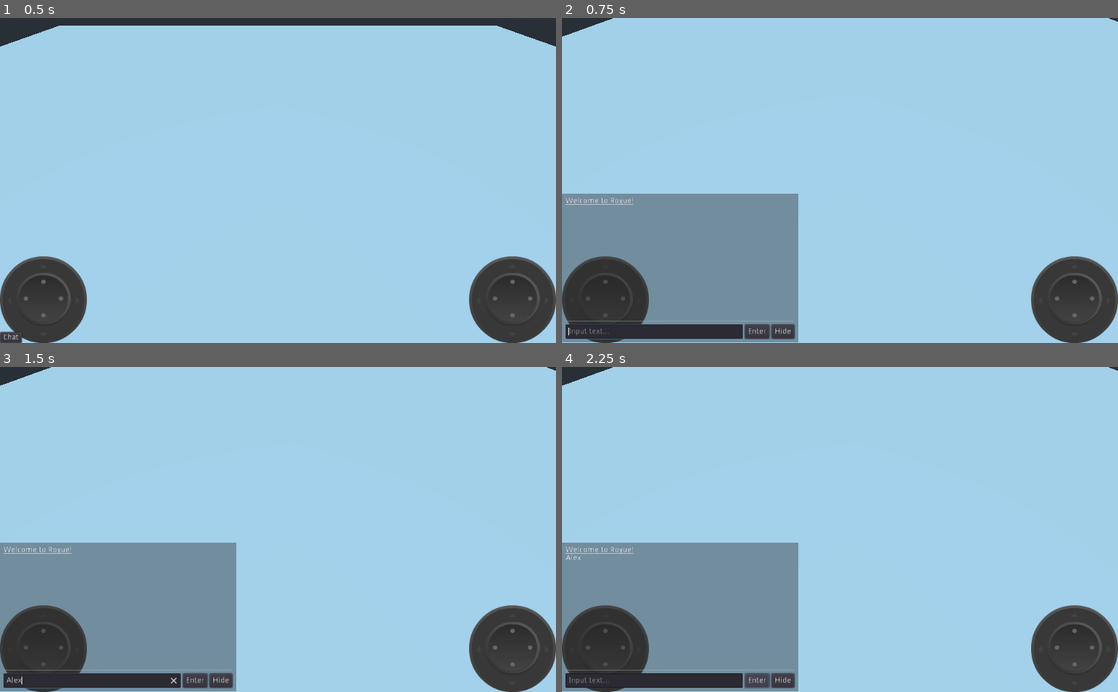
Above: before the commit, frames 1-4 (two rows, left to right).
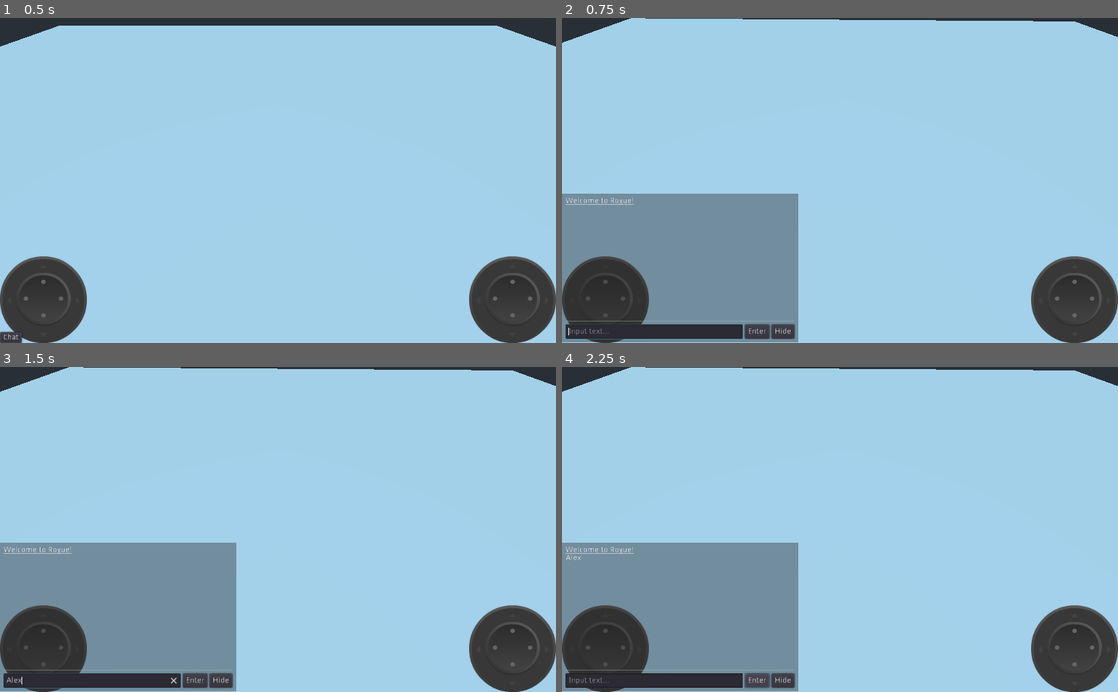
Above: after the commit, the same moments.

Repository: ClarkThyLord/Rogue
Game: Godot game, scene res://World.tscn
Same seed, same stepped clock (60 frames per second), same inputs: the game is played once before the commit and once after it.
Inputs (mouse positions are in pixels of both pictures, inside the frame that each line leads up to):
- Up to frame 1 (0.5 s): no input
- Up to frame 2 (0.75 s): click "Chat" at 0.5 s
- Up to frame 3 (1.5 s): click (94, 679) at 1.27 s; type "Alex" at 1.35 s
- Up to frame 4 (2.25 s): click "Enter" at 2 s

Frame 1 is identical in both runs. In frame 2, 0.9% of the frame differs, in the area x 0-100%, y 0-8%; in frame 3, 0.9%; in frame 4, 0.9%.

Commit message:
refined Player control sensitivity
Clark was here :V

Diff:
--- a/src/Player.tscn
+++ b/src/Player.tscn
@@ -6,7 +6,7 @@
 
 
 # Declarations
-var ViewingSpeed : float = 5.0
+var ViewingSpeed : float = 2
 var MovementSpeed : float = 25.0
 var MovementAccelerator : float = 3
 
@@ -39,10 +39,10 @@
 	if not get_node('/root/HUD').is_chatting() and not Possessing:
 		var movement = Vector3()
 
-		if get_node('/root/HUD').VJSLeft.UpHint: rotation.x += deg2rad(ViewingSpeed)
-		if get_node('/root/HUD').VJSLeft.DownHint: rotation.x += deg2rad(ViewingSpeed * -1)
-		if get_node('/root/HUD').VJSLeft.RightHint: rotation.y += deg2rad(ViewingSpeed * -1)
-		if get_node('/root/HUD').VJSLeft.LeftHint: rotation.y += deg2rad(ViewingSpeed)
+		if get_node('/root/HUD').VJSLeft.UpHint: rotation.x += deg2rad(delta * ViewingSpeed * 35)
+		if get_node('/root/HUD').VJSLeft.DownHint: rotation.x += deg2rad(delta * ViewingSpeed * 35 * -1)
+		if get_node('/root/HUD').VJSLeft.RightHint: rotation.y += deg2rad(delta * ViewingSpeed * 35 * -1)
+		if get_node('/root/HUD').VJSLeft.LeftHint: rotation.y += deg2rad(delta * ViewingSpeed * 35)
 
 		if Input.is_action_pressed('player_forward') or get_node('/root/HUD').VJSRight.UpHint: movement += Vector3.FORWARD
 		if Input.is_action_pressed('player_backwards') or get_node('/root/HUD').VJSRight.DownHint: movement += Vector3.BACK
